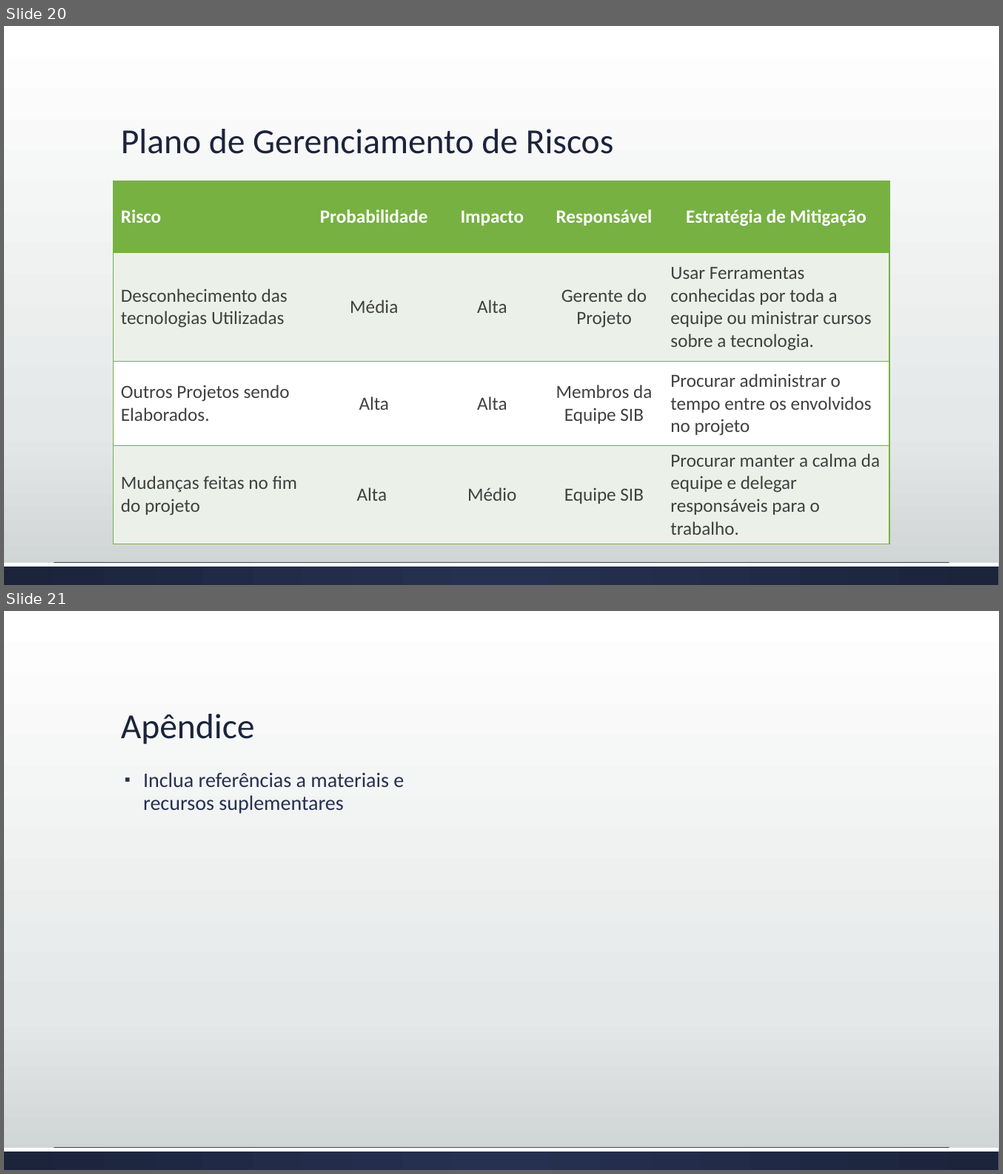
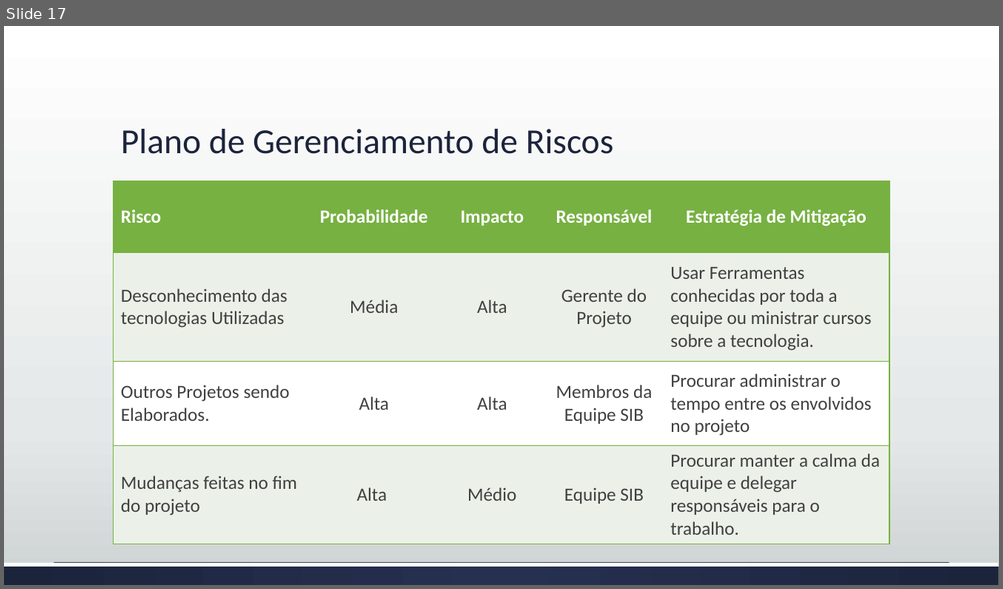
Before and after one commit to josimarpe/SIB, a slide deck: Requisitos/Plano de Projeto 1.pptx. Shown one above the other, each under a label of ours: slides 20 and 21 before the commit, slide 17 after it. The pictures are 1003x1174 and 1003x589 pixels, drawn with LibreOffice and Linux fonts; fonts in the diff are those of the drawing. Boxes give left, top, right and bottom in pixels: in the first picture for what was removed or moved away, otherwise in the second. Text is boxed around its words. In the diff, an @@ line names an element or a change of style, - is before the commit and + after.

```diff
--- a/Requisitos/Plano de Projeto 1.pptx
+++ b/Requisitos/Plano de Projeto 1.pptx
@@ slide 21 removed at (x1=4, y1=611, x2=999, y2=1170), background gradient #FFFFFF to #E5E8E8 to #CDD2D2; not listed: 2 template elements that a slide beside it also shows @@
@@ title removed at (x1=121, y1=714, x2=255, y2=744) @@
-Apêndice
@@ text removed at (x1=143, y1=772, x2=404, y2=814) @@
-▪ Inclua referências a materiais e recursos suplementares
@@ what was slide 20 is now slide 17 @@
```
Also in this commit, not shown: 2 slides changed, 2 slides added, 4 other slides removed.
